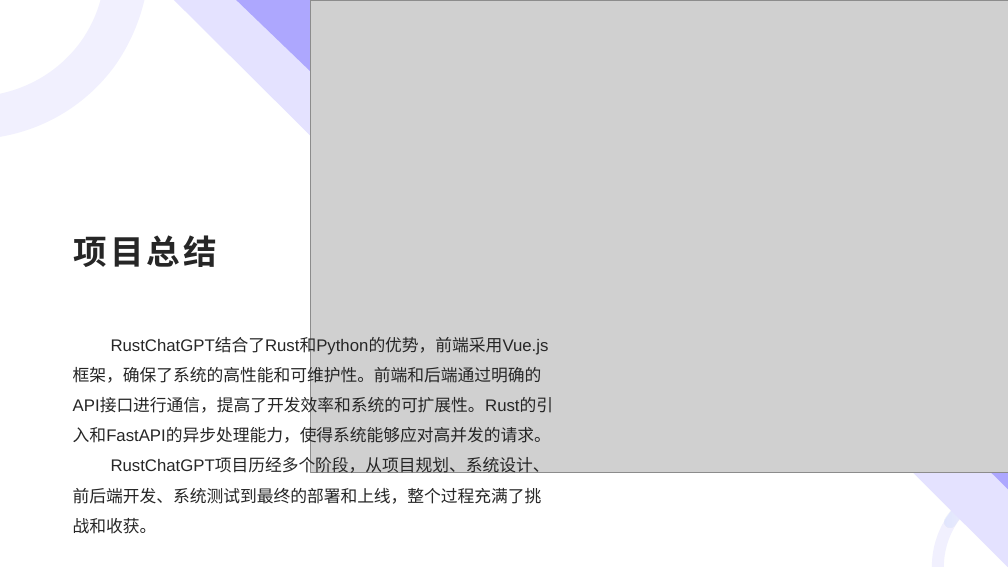
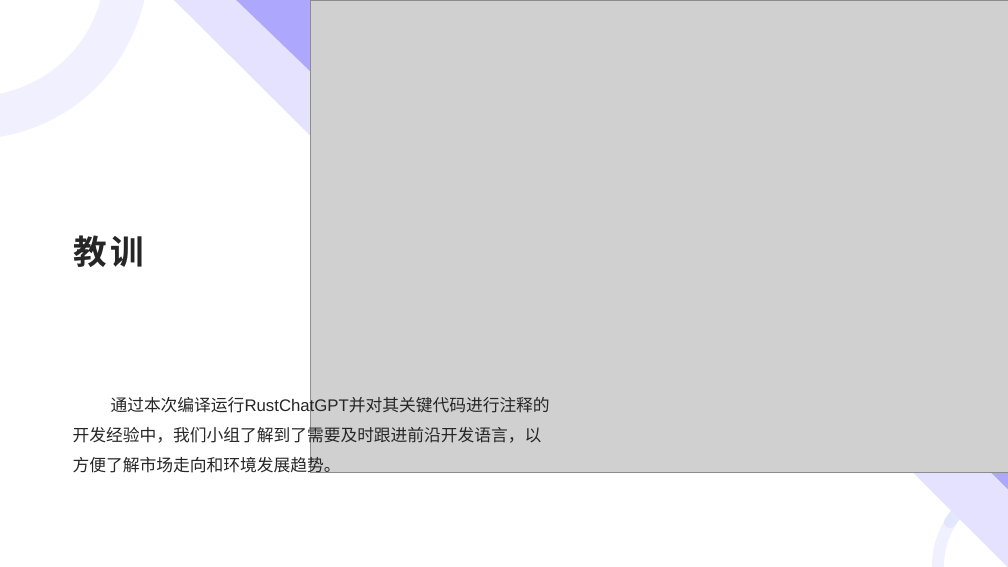
Before and after one commit to EldenPdx/Easy-ChatGPT, a slide deck: slide 12 of RustChatGPT答辩.pptx (slide 11 before the commit). Drawn at 1008x567 pixels with LibreOffice and Linux fonts; fonts in the diff are those of the drawing; grey boxes stand for pictures. Boxes give left, top, right and bottom in pixels: in the first picture for what was removed or moved away, otherwise in the second. Text is boxed around its words. In the diff, an @@ line names an element or a change of style, - is before the commit and + after.

```diff
--- a/RustChatGPT答辩.pptx
+++ b/RustChatGPT答辩.pptx
@@ text at (x1=73, y1=235, x2=143, y2=267): text changed @@
-项目总结
+教训
@@ text at (x1=73, y1=394, x2=550, y2=473): text changed @@
-RustChatGPT结合了Rust和Python的优势，前端采用Vue.js框架，确保了系统的高性能和可维护性。前端和后端通过明确的API接口进行通信，提高了开发效率和系统的可扩展性。Rust的引入和FastAPI的异步处理能力，使得系统能够应对高并发的请求。
-RustChatGPT项目历经多个阶段，从项目规划、系统设计、前后端开发、系统测试到最终的部署和上线，整个过程充满了挑战和收获。
+通过本次编译运行RustChatGPT并对其关键代码进行注释的开发经验中，我们小组了解到了需要及时跟进前沿开发语言，以方便了解市场走向和环境发展趋势。
```
Also in this commit, not shown: 7 other slides changed, 3 slides added, 2 slides removed, 29 other files.
